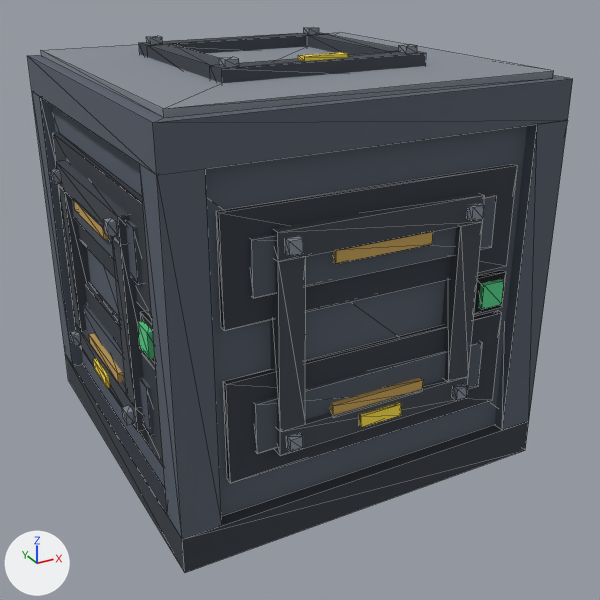
An edit to the glTF model assets/models/cell.glb, drawn before and after from the same camera.
Camera for both pictures: a camera (50 mm lens) standing at (-0.476, -1.397, 1.3) and looking at (0.528, 0.428, 0.387). Arrows for +X, +Y and +Z are at lower left; the lights stay in place. The older version comes first. Mesh edges are drawn as thin lines. Vertices at exactly the same position are counted once.

The first picture shows 'body.032', 'link_x-.023', 'link_y-.023', 'link_z+.021'.
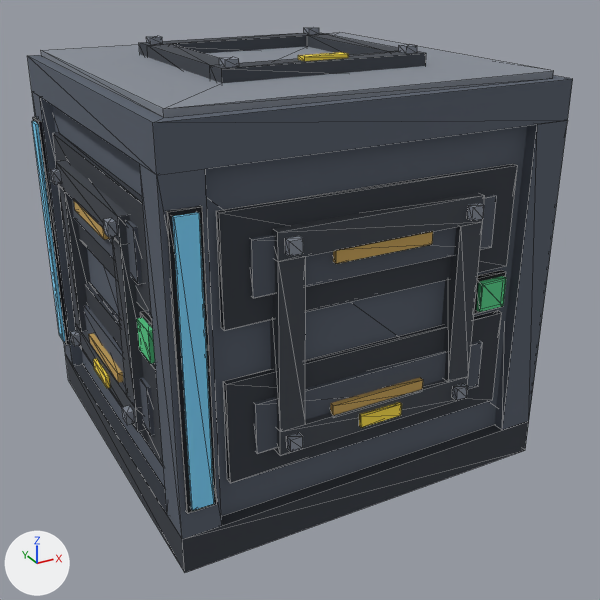
Location of each change, (x1, y1, x2, y2) in pixels of the pictures (600 x 600 px; the box of a moved part takes in the faces that stretch with it):
'level_fill', added: after (32, 121, 214, 511)
'lamp', added: after (137, 276, 506, 363)
part 1 of me_cell_body, added: after (33, 117, 69, 345)
part 2 of me_cell_body, added (black): after (166, 206, 217, 514)
part 3 of me_cell_body, moved or reshaped (not visible afterwards): before (138, 321, 155, 360)
part 4 of me_cell_body, moved or reshaped (not visible afterwards): before (479, 279, 504, 309)
part 5 of me_cell_body, recoloured: before (138, 279, 504, 360)

The change, as a list of edits to the scene's bpy script:
```text
Add mat_led_red:
    mat_led_red = principled_material('led_red')
    mat_led_red.base_color = (0.745, 0.0931, 0.0685)  # red #e0564a
    mat_led_red.roughness = 1.0
Add mat_glow_fill:
    mat_glow_fill = principled_material('glow_fill')
    mat_glow_fill.base_color = (0.212, 0.687, 1.0)  # blue #7fd8ff
    mat_glow_fill.roughness = 1.0
Change me_cell_body:
    used by ob_body_032; location = (0.0, 0.0, 0.0)
    verts and faces of me_cell_body; kept vertices keep their numbers, new ones are numbered from 318
    before: 306 (0.003, 0.203, 0.469) at pixel (139, 348), 307 (0.003, 0.203, 0.531) at pixel (137, 322), 308 (0.003, 0.141, 0.469) at pixel (149, 359), 309 (0.003, 0.141, 0.531) at pixel (147, 333)
    before: 314 (0.797, 0.003, 0.469) at pixel (481, 309), 315 (0.797, 0.003, 0.531) at pixel (484, 285), 316 (0.859, 0.003, 0.469) at pixel (501, 304), 317 (0.859, 0.003, 0.531) at pixel (504, 280)
    remove me_cell_body.from_pydata(...)  # 318 vertices, 480 faces; spans x -0.006..1.006, y -0.006..1.006, z 0.0..1.016
    add me_cell_body.from_pydata(...)  # 350 vertices, 528 faces; spans x -0.008..1.008, y -0.008..1.008, z 0.0..1.016
    me_cell_body part 1: a new loose piece, a box spanning x -0.008..0.006, y 0.919..0.988, z 0.162..0.837, in mat_black (black #15171c)
    me_cell_body part 2: a new loose piece, a box spanning x 0.013..0.081, y -0.008..0.006, z 0.162..0.837, in mat_black (black #15171c)
    me_cell_body part 3
    add for i in [*range(306, 310)]: verts[i] += (0.003, 0.0, 0.0)
    me_cell_body part 4
    add for i in [*range(314, 318)]: verts[i] += (0.0, 0.003, 0.0)
    me_cell_body part 5: 48 faces spanning x 0.006..0.994, y 0.006..0.994, z 0.469..0.531 switch from mat_glow_cell_lamp (green #59d38c) to mat_led_red (red #e0564a)
    other edits to the shape of me_cell_body do not show in these pictures
Add me_cell_level_fill:
    me_cell_level_fill.from_pydata(...)  # a box spanning x 0.997..1.014, y 0.022..0.072, z 0.172..0.828; a box spanning x 0.928..0.978, y 0.997..1.014, z 0.172..0.828; a box spanning x -0.014..0.003, y 0.928..0.978, z 0.172..0.828; a box spanning x 0.022..0.072, y -0.014..0.003, z 0.172..0.828
    me_cell_level_fill.materials.append(mat_glow_fill)  # blue #7fd8ff
Add me_cell_lamp:
    me_cell_lamp.from_pydata(...)  # a box spanning x 0.969..0.997, y 0.791..0.866, z 0.462..0.538; a box spanning x 0.134..0.209, y 0.969..0.997, z 0.462..0.538; a box spanning x 0.003..0.031, y 0.134..0.209, z 0.462..0.538; a box spanning x 0.791..0.866, y 0.003..0.031, z 0.462..0.538
    me_cell_lamp.materials.append(mat_glow_cell_lamp)  # green #59d38c
Add ob_level_fill:
    ob_level_fill = bpy.data.objects.new('level_fill', me_cell_level_fill)
    ob_level_fill.location = (0.0, 0.0, 0.0)
Add ob_lamp:
    ob_lamp = bpy.data.objects.new('lamp', me_cell_lamp)
    ob_lamp.location = (0.0, 0.0, 0.0)
```
